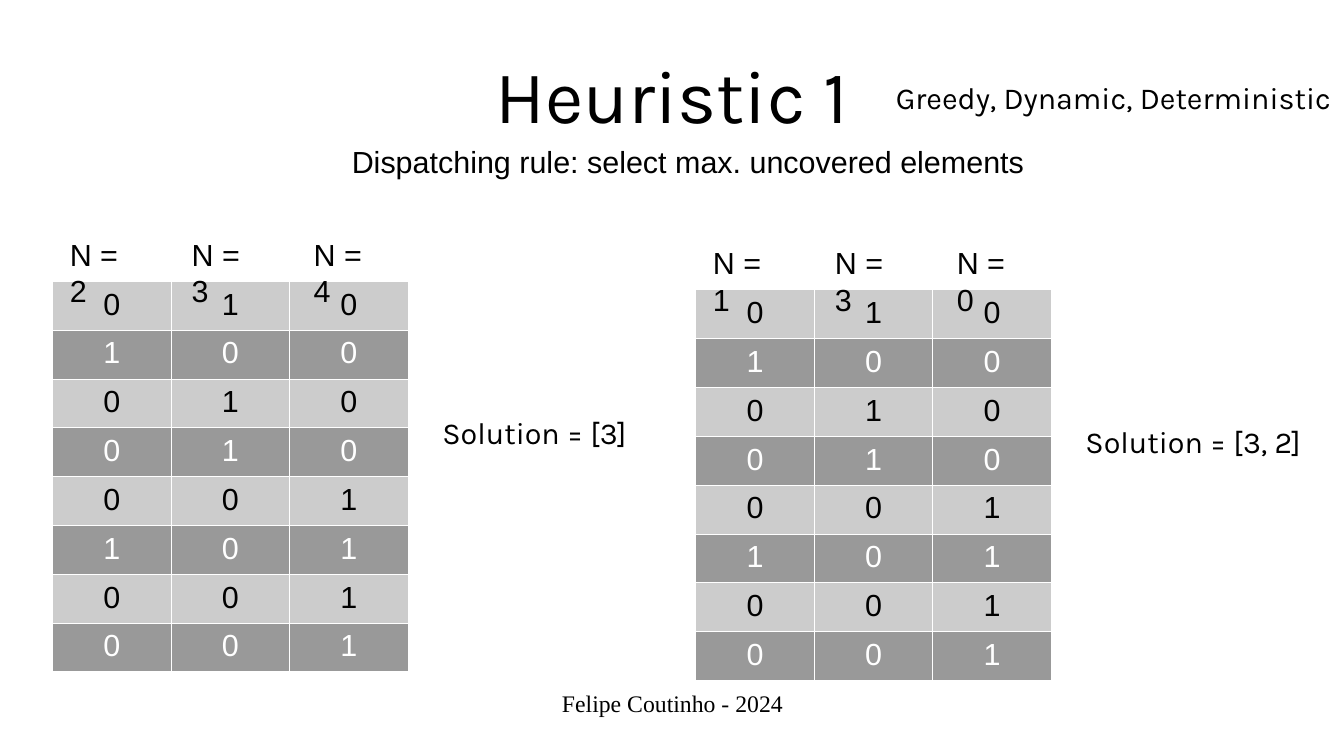
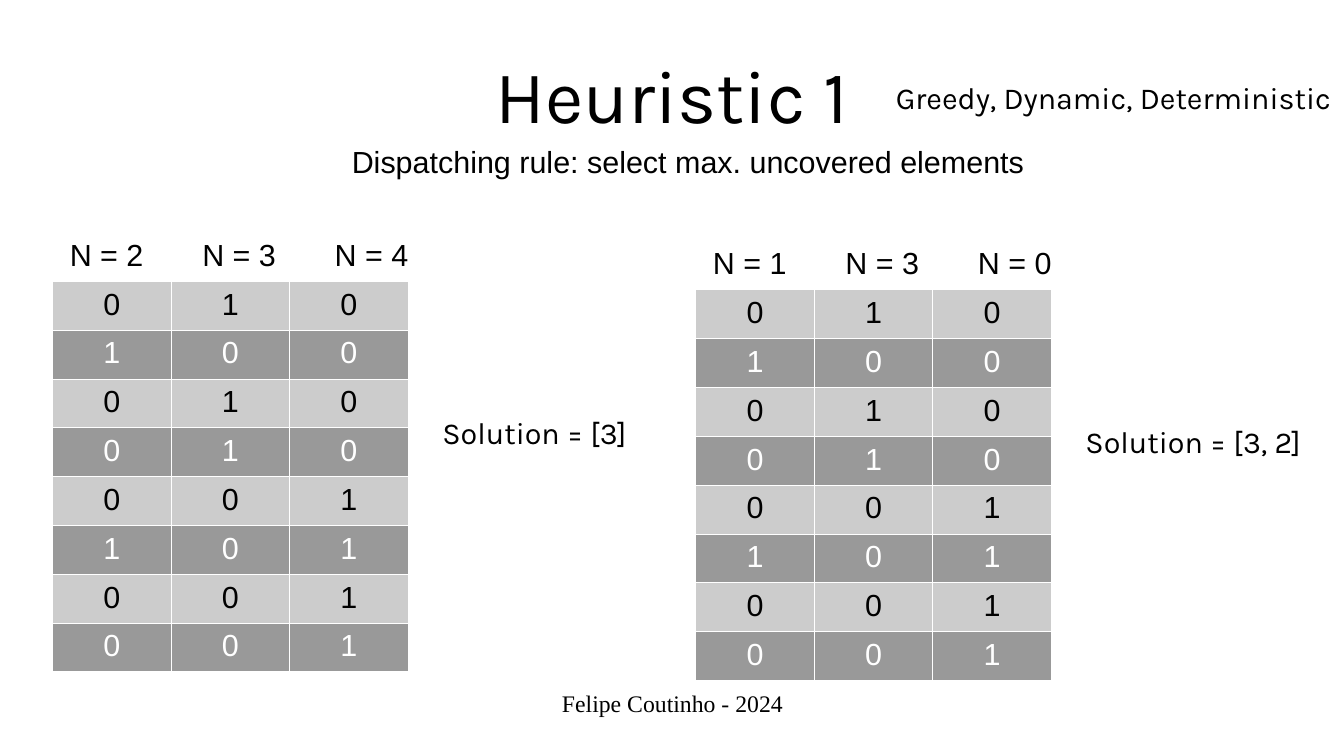
Before and after one commit to fcoelhomrc/heuristics, a slide deck: slide 3 of set-covering-problem/presentation.odp. Drawn at 1344x756 pixels with LibreOffice and Linux fonts; fonts in the diff are those of the drawing. Boxes give left, top, right and bottom in pixels: in the first picture for what was removed or moved away, otherwise in the second. Text is boxed around its words. In the diff, an @@ line names an element or a change of style, - is before the commit and + after.

```diff
--- a/set-covering-problem/presentation.odp
+++ b/set-covering-problem/presentation.odp
@@ text "N = 2" rewrapped from [70, 245, 92, 302] to [70, 244, 143, 266] @@
@@ text "N = 3" rewrapped from [192, 245, 214, 303] to [202, 244, 276, 267] @@
@@ text "N = 4" rewrapped from [314, 245, 336, 302] to [335, 245, 408, 266] @@
@@ text "N = 1" rewrapped from [713, 253, 735, 311] to [713, 253, 787, 274] @@
@@ text "N = 3" rewrapped from [835, 253, 857, 312] to [845, 252, 919, 275] @@
@@ text "N = 0" rewrapped from [957, 253, 979, 312] to [978, 252, 1052, 275] @@
```
Also in this commit, not shown: 2 other slides changed, 4 other files.
